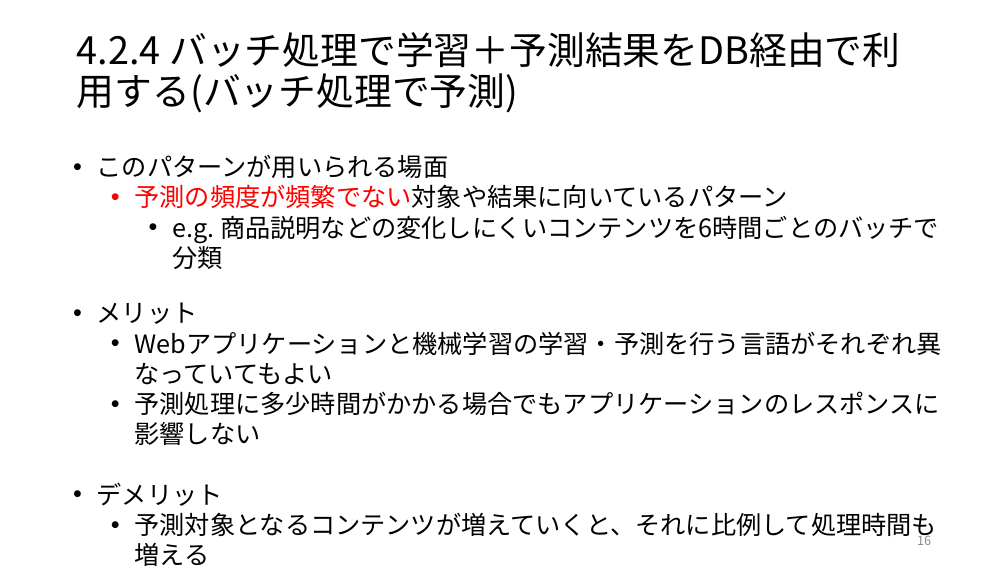
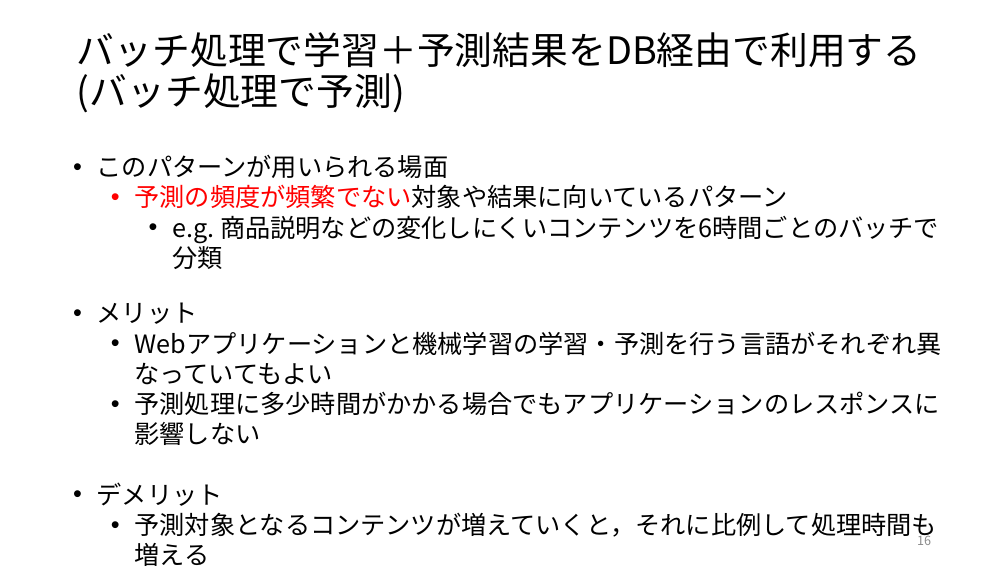
Before and after one commit to ryosuke-ku/Rinko, a slide deck: slide 16 of 仕事ではじめる機械学習第4章.pptx. Drawn at 1008x567 pixels with LibreOffice and Linux fonts; fonts in the diff are those of the drawing. Boxes give left, top, right and bottom in pixels: in the first picture for what was removed or moved away, otherwise in the second. Text is boxed around its words. In the diff, an @@ line names an element or a change of style, - is before the commit and + after.

```diff
--- a/仕事ではじめる機械学習第4章.pptx
+++ b/仕事ではじめる機械学習第4章.pptx
@@ title at bbox=[77, 32, 922, 113]: text changed @@
-4.2.4 バッチ処理で学習＋予測結果をDB経由で利用する(バッチ処理で予測)
+バッチ処理で学習＋予測結果をDB経由で利用する(バッチ処理で予測)
@@ text at bbox=[135, 512, 938, 566]: text changed @@
-  • 予測対象となるコンテンツが増えていくと、それに比例して処理時間も増える
+  • 予測対象となるコンテンツが増えていくと，それに比例して処理時間も増える
```
Also in this commit, not shown: 20 other slides changed, 3 other files.
